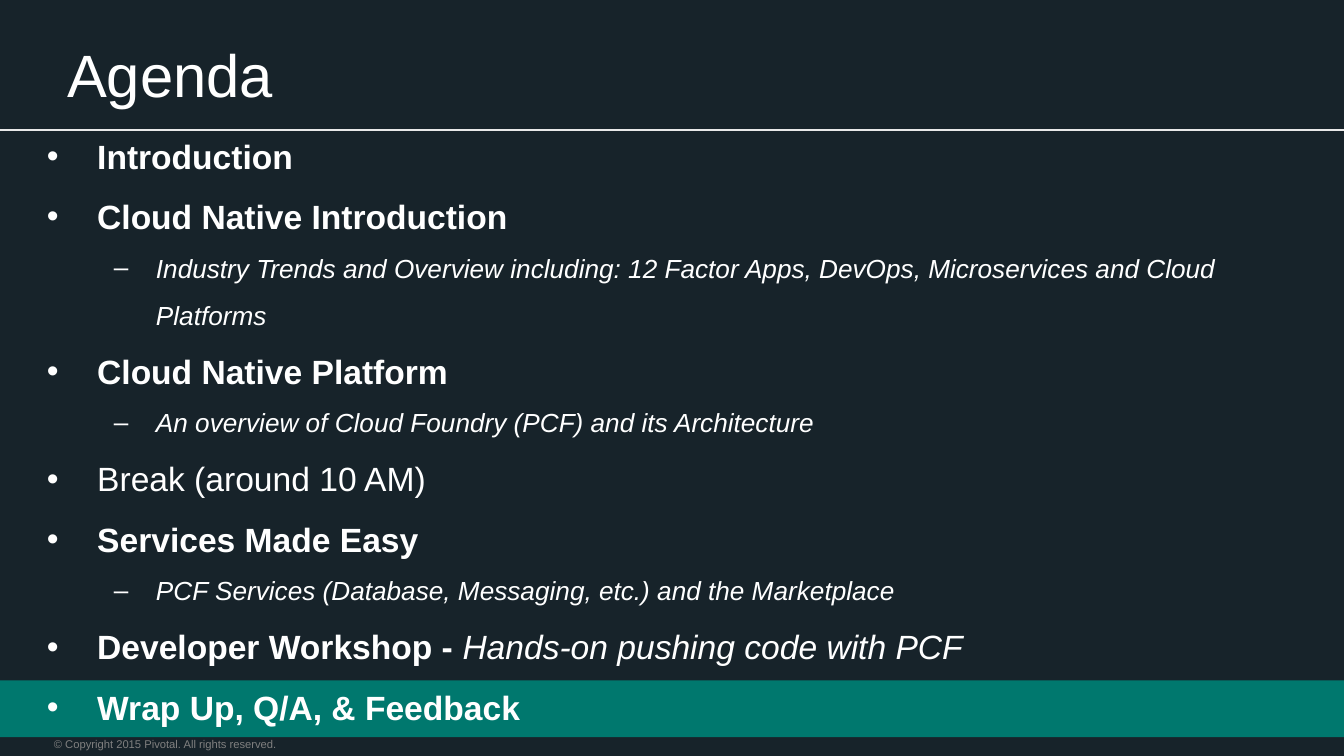
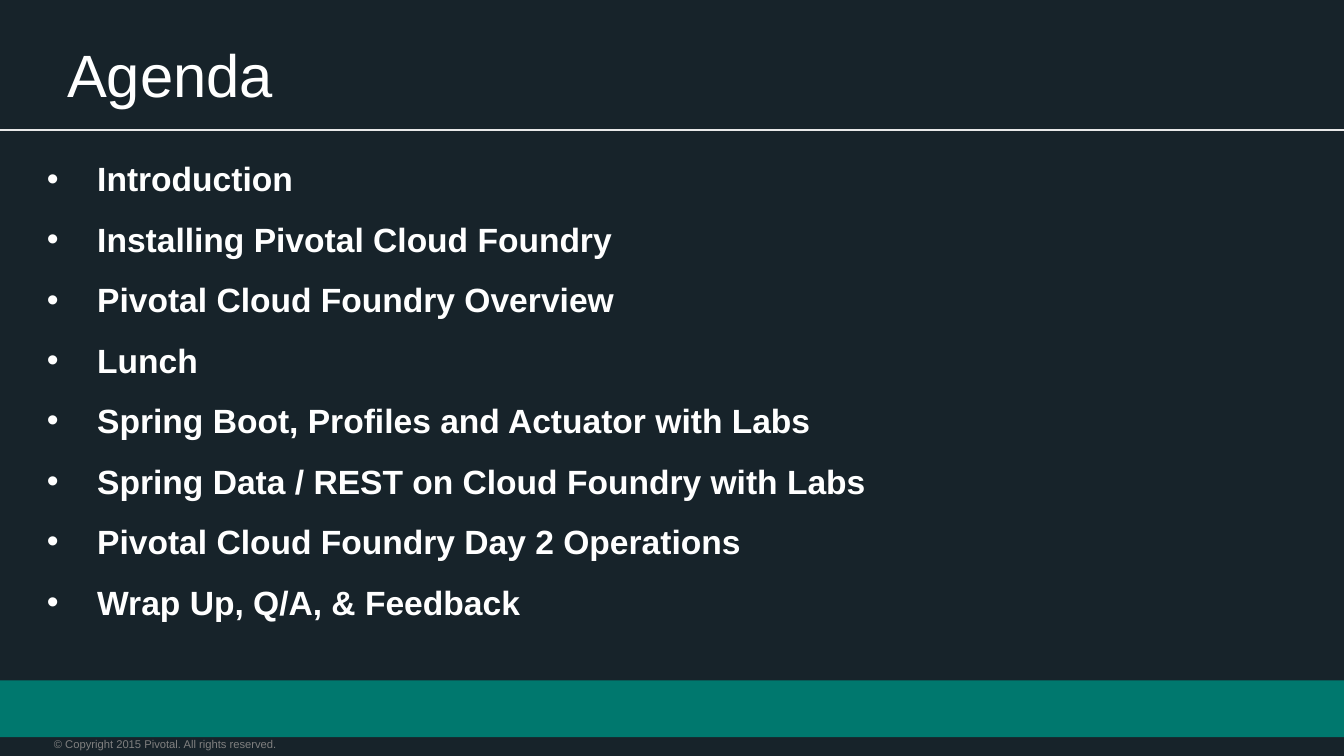
Before and after one commit to phopper-pivotal/PCF-Workshop-Carfax, a slide deck: slide 7 of presentations/0-Workshop-Kickoff.pptx. Drawn at 1344x756 pixels with LibreOffice and Linux fonts; fonts in the diff are those of the drawing; background and template pictures are left out. Boxes give left, top, right and bottom in pixels: in the first picture for what was removed or moved away, otherwise in the second. Text is boxed around its words. In the diff, an @@ line names an element or a change of style, - is before the commit and + after.

```diff
--- a/presentations/0-Workshop-Kickoff.pptx
+++ b/presentations/0-Workshop-Kickoff.pptx
@@ text "Introduction": place and size @@
-text "Introduction" at [97, 144, 1214, 665]
+text "Introduction" at [97, 166, 865, 621]
@@ text at [97, 227, 865, 560]: text changed; size 14 to 18 pt; bold on; italic off @@
-• Cloud Native Introduction
-  – Industry Trends and Overview including: 12 Factor Apps, DevOps, Microservices and Cloud Platforms
-• Cloud Native Platform
-  – An overview of Cloud Foundry (PCF) and its Architecture
-• Break (around 10 AM)
-• Services Made Easy
-  – PCF Services (Database, Messaging, etc.) and the Marketplace
-• Developer Workshop - Hands-on pushing code with PCF
+• Installing Pivotal Cloud Foundry
+• Pivotal Cloud Foundry Overview
+• Lunch
+• Spring Boot, Profiles and Actuator with Labs
+• Spring Data / REST on Cloud Foundry with Labs
+• Pivotal Cloud Foundry Day 2 Operations
```
Also in this commit, not shown: 1 other slide changed, 3 other files.
